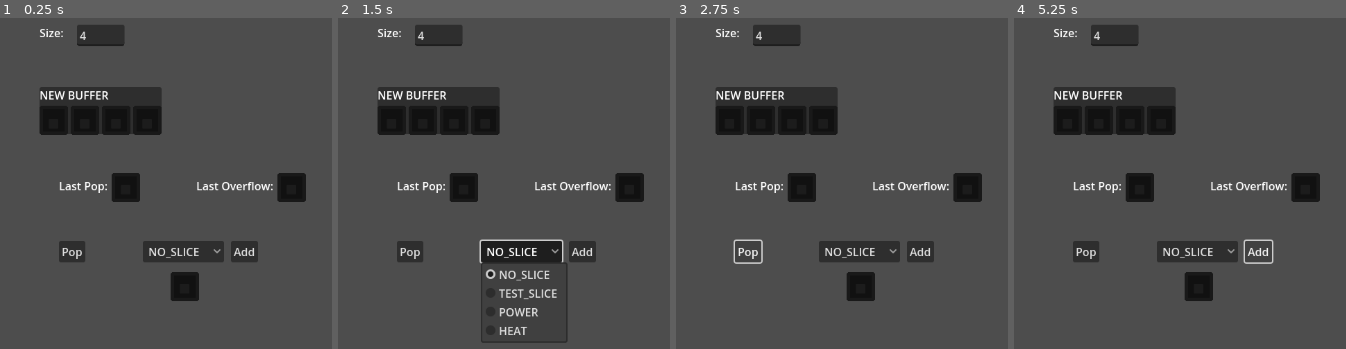
Above: before the commit, frames 1-4 (left to right).
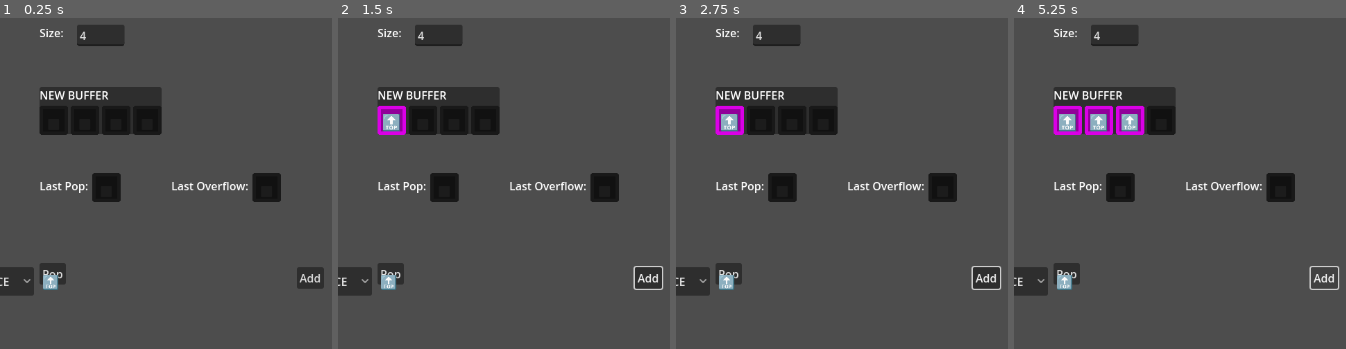
Above: after the commit, the same moments.

Repository: starshinePerigee/reactionwheel
Game: Godot game, scene res://objects/buffer/test_buffer/test_buffer.tscn
The game is run twice, just before and just after one commit, with the same random seed, the same clock (stepped at 60 frames per second) and the same inputs. The project has no main scene, so this scene is started directly.
Inputs (mouse positions are in pixels of both pictures, inside the frame that each line leads up to):
- Up to frame 1 (0.25 s): no input
- Up to frame 2 (1.5 s): click "Add" at 0.5 s; click (520, 253) at 1.25 s, where only the run before the commit has a clickable "NO_SLICE"
- Up to frame 3 (2.75 s): click "Pop" at 2 s
- Up to frame 4 (5.25 s): click "Pop" at 2.75 s; click "Add" at 3.5 s; click "Pop" at 4.25 s; click "Add" at 5 s

The runs differ from the first frame. In frame 1, 7.9% of the frame differs, in the area x 0-98%, y 46-86%; in frame 2, 9.7%; in frame 3, 8.6%; in frame 4, 9.7%, in the area x 0-98%, y 26-86%.

Commit message:
WHEEL FINALLY

Diff:
--- a/reactionwheels/objects/action/action.tscn
+++ b/reactionwheels/objects/action/action.tscn
@@ -5,7 +5,7 @@
 anchors_preset = 15
 anchor_right = 1.0
 anchor_bottom = 1.0
-offset_right = -640.0
-offset_bottom = -136.0
+offset_right = -736.0
+offset_bottom = -514.0
 grow_horizontal = 2
 grow_vertical = 2
--- a/reactionwheels/objects/buffer/test_buffer/test_buffer.gd
+++ b/reactionwheels/objects/buffer/test_buffer/test_buffer.gd
@@ -1,9 +1,6 @@
 extends Node2D
 
 func _ready():
-	$AddButton/Flavors.clear()
-	for option in SliceData.Flavors:
-		$AddButton/Flavors.add_item(option)
 	$LineEdit.text = str($Buffer.content_size)
 
 func _on_line_edit_text_submitted(new_text: String) -> void:
@@ -12,12 +9,8 @@
 func _on_buffer_slice_buffer_overflow(slice: SliceData.Flavors) -> void:
 	$OverflowLabel/Slice.flavor = slice
 
-func _on_flavors_item_selected(index: int) -> void:
-	var new_flavor = $AddButton/Flavors.get_item_text(index)
-	$AddButton/Slice.flavor = SliceData.Flavors[new_flavor]
-
 func _on_add_button_pressed() -> void:
-	var new_flavor = $AddButton/Slice.flavor
+	var new_flavor = $AddButtonControl/FlavorDropdown/HBoxContainer/Slice.flavor
 	$Buffer.add_slice(new_flavor)
 
 func _on_pop_button_pressed() -> void:
--- a/reactionwheels/objects/buffer/test_buffer/test_buffer.tscn
+++ b/reactionwheels/objects/buffer/test_buffer/test_buffer.tscn
@@ -1,8 +1,9 @@
-[gd_scene load_steps=4 format=3 uid="uid://lpuyvufmuwmy"]
+[gd_scene load_steps=5 format=3 uid="uid://lpuyvufmuwmy"]
 
 [ext_resource type="Script" uid="uid://3cfo5ypmxr8s" path="res://objects/buffer/test_buffer/test_buffer.gd" id="1_1gtb8"]
 [ext_resource type="PackedScene" uid="uid://n6os6n6vg5kf" path="res://objects/buffer/buffer.tscn" id="2_tttqo"]
 [ext_resource type="PackedScene" uid="uid://bcjsl7506bdq3" path="res://objects/slice/slice.tscn" id="3_tttqo"]
+[ext_resource type="PackedScene" uid="uid://ca12t12f54kde" path="res://objects/flavor_dropdown.tscn" id="4_1nwmy"]
 
 [node name="TestBuffer" type="Node2D"]
 script = ExtResource("1_1gtb8")
@@ -28,10 +29,10 @@
 text = "Size:"
 
 [node name="PopLabel" type="Label" parent="."]
-offset_left = 85.0
-offset_top = 248.1
-offset_right = 156.0
-offset_bottom = 271.1
+offset_left = 57.0
+offset_top = 248.0
+offset_right = 128.0
+offset_bottom = 271.0
 text = "Last Pop:"
 
 [node name="Slice" parent="PopLabel" instance=ExtResource("3_tttqo")]
@@ -40,11 +41,12 @@
 offset_right = 117.4
 offset_bottom = 33.9
 flavor = 0
+slice_type = 1
 
 [node name="OverflowLabel" type="Label" parent="."]
-offset_left = 283.4
+offset_left = 247.0
 offset_top = 248.0
-offset_right = 395.4
+offset_right = 359.0
 offset_bottom = 271.0
 text = "Last Overflow:"
 
@@ -54,46 +56,38 @@
 offset_right = 158.0
 offset_bottom = 34.0
 flavor = 0
+slice_type = 1
 
 [node name="PopButton" type="Button" parent="."]
-offset_left = 85.0
-offset_top = 339.0
-offset_right = 123.0
-offset_bottom = 370.0
+offset_left = 57.0
+offset_top = 371.0
+offset_right = 95.0
+offset_bottom = 402.0
 text = "Pop"
 
-[node name="AddButton" type="Button" parent="."]
-offset_left = 333.0
-offset_top = 339.0
-offset_right = 372.0
-offset_bottom = 370.0
+[node name="AddButtonControl" type="Control" parent="."]
+layout_mode = 3
+anchors_preset = 0
+offset_left = 182.0
+offset_top = 371.0
+offset_right = 485.0
+offset_bottom = 427.0
+
+[node name="FlavorDropdown" parent="AddButtonControl" instance=ExtResource("4_1nwmy")]
+layout_mode = 1
+offset_top = 6.0
+offset_bottom = 6.0
+
+[node name="AddButton" type="Button" parent="AddButtonControl"]
+layout_mode = 0
+offset_left = 246.0
+offset_top = 6.0
+offset_right = 285.0
+offset_bottom = 37.0
 text = "Add"
-
-[node name="Slice" parent="AddButton" instance=ExtResource("3_tttqo")]
-offset_left = -87.0
-offset_top = 45.0
-offset_right = -46.0
-offset_bottom = 86.0
-flavor = 0
-
-[node name="Flavors" type="OptionButton" parent="AddButton"]
-layout_mode = 0
-offset_left = -127.0
-offset_right = -10.0
-offset_bottom = 31.0
-selected = 0
-item_count = 4
-popup/item_0/text = "NO_SLICE"
-popup/item_0/id = 0
-popup/item_1/text = "TEST_SLICE"
-popup/item_1/id = 1
-popup/item_2/text = "POWER"
-popup/item_2/id = 2
-popup/item_3/text = "HEAT"
-popup/item_3/id = 3
 
 [connection signal="slice_buffer_overflow" from="Buffer" to="." method="_on_buffer_slice_buffer_overflow"]
 [connection signal="text_submitted" from="LineEdit" to="." method="_on_line_edit_text_submitted"]
 [connection signal="pressed" from="PopButton" to="." method="_on_pop_button_pressed"]
-[connection signal="pressed" from="AddButton" to="." method="_on_add_button_pressed"]
-[connection signal="item_selected" from="AddButton/Flavors" to="." method="_on_flavors_item_selected"]
+[connection signal="flavor_selected" from="AddButtonControl/FlavorDropdown" to="." method="_on_flavor_dropdown_flavor_selected"]
+[connection signal="pressed" from="AddButtonControl/AddButton" to="." method="_on_add_button_pressed"]
--- /dev/null
+++ b/reactionwheels/objects/flavor_dropdown.gd
@@ -0,0 +1,17 @@
+@tool
+extends Control
+
+signal flavor_selected(flavor: SliceData.Flavors)
+var flavor: SliceData.Flavors:
+	get():
+		return $HBoxContainer/Slice.flavor
+
+func _ready() -> void:
+	$HBoxContainer/Flavors.clear()
+	for option in SliceData.Flavors:
+		$HBoxContainer/Flavors.add_item(option)
+
+func _on_flavors_item_selected(index: int) -> void:
+	var new_flavor = SliceData.Flavors[$HBoxContainer/Flavors.get_item_text(index)]
+	$HBoxContainer/Slice.flavor = new_flavor
+	flavor_selected.emit(new_flavor)
--- /dev/null
+++ b/reactionwheels/objects/flavor_dropdown.tscn
@@ -0,0 +1,42 @@
+[gd_scene load_steps=3 format=3 uid="uid://ca12t12f54kde"]
+
+[ext_resource type="Script" uid="uid://bo4vnl1bmws4a" path="res://objects/flavor_dropdown.gd" id="1_bq8an"]
+[ext_resource type="PackedScene" uid="uid://bcjsl7506bdq3" path="res://objects/slice/slice.tscn" id="2_6pmlp"]
+
+[node name="FlavorDropdown" type="Control"]
+layout_mode = 3
+anchors_preset = 15
+anchor_right = 1.0
+anchor_bottom = 1.0
+offset_right = -926.0
+offset_bottom = -607.0
+grow_horizontal = 2
+grow_vertical = 2
+script = ExtResource("1_bq8an")
+
+[node name="HBoxContainer" type="HBoxContainer" parent="."]
+layout_mode = 0
+offset_right = 40.0
+offset_bottom = 40.0
+
+[node name="Label" type="Label" parent="HBoxContainer"]
+layout_mode = 2
+text = "Flavor: "
+
+[node name="Flavors" type="OptionButton" parent="HBoxContainer"]
+layout_mode = 2
+selected = 0
+item_count = 4
+popup/item_0/text = "NO_SLICE"
+popup/item_0/id = 0
+popup/item_1/text = "TEST_SLICE"
+popup/item_1/id = 1
+popup/item_2/text = "POWER"
+popup/item_2/id = 2
+popup/item_3/text = "HEAT"
+popup/item_3/id = 3
+
+[node name="Slice" parent="HBoxContainer" instance=ExtResource("2_6pmlp")]
+layout_mode = 2
+
+[connection signal="item_selected" from="HBoxContainer/Flavors" to="." method="_on_flavors_item_selected"]
--- a/reactionwheels/objects/slice/slice.gd
+++ b/reactionwheels/objects/slice/slice.gd
@@ -6,6 +6,10 @@
 
 const texture_buffbox = preload("res://objects/slice/buffer-box.svg")
 const texture_segment_90 = preload("res://objects/slice/slice-90.svg")
+
+func _ready() -> void:
+	$SliceIcon.label_settings = $SliceIcon.label_settings.duplicate()
+	slice_type = slice_type
 
 func verify_ready():
 	if not is_node_ready():
@@ -43,6 +47,6 @@
 			SliceTypes.ICON:
 				set_display_config(null, 1, 24, 0, 0, 0)
 			SliceTypes.BUFFBOX:
-				set_display_config(texture_buffbox, 0.125, 24, 0, 2, 0)
+				set_display_config(texture_buffbox, 0.125, 28, 0, 2, 0)
 			SliceTypes.SEGMENT_90:
-				set_display_config(texture_segment_90, 0.17, 32, 5, 36, -45)
+				set_display_config(texture_segment_90, 0.17, 36, 5, 36, -45)
--- a/reactionwheels/objects/slice/slice.tscn
+++ b/reactionwheels/objects/slice/slice.tscn
@@ -5,7 +5,7 @@
 
 [sub_resource type="LabelSettings" id="LabelSettings_34rhw"]
 line_spacing = 0.0
-font_size = 24
+font_size = 32
 font_color = Color(0.109804, 0.109804, 0.109804, 1)
 outline_size = 4
 outline_color = Color(0.11, 0.11, 0.11, 1)
--- a/reactionwheels/objects/slice/test_slice/test_slice.gd
+++ b/reactionwheels/objects/slice/test_slice/test_slice.gd
@@ -2,9 +2,6 @@
 extends Node2D
 
 func _ready():
-	$Flavors.clear()
-	for option in SliceData.Flavors:
-		$Flavors.add_item(option)
 	$Types.clear()
 	for option in $ReferenceRect/Slice.SliceTypes:
 		$Types.add_item(option)
@@ -13,6 +10,5 @@
 	var new_type = $Types.get_item_text(type_index)
 	$ReferenceRect/Slice.slice_type = $ReferenceRect/Slice.SliceTypes[new_type]
 
-func set_seg_flavor(flavor_index: int):
-	var new_flavor = $Flavors.get_item_text(flavor_index)
-	$ReferenceRect/Slice.flavor = SliceData.Flavors[new_flavor]
+func _on_flavor_dropdown_flavor_selected(flavor: SliceData.Flavors) -> void:
+	$ReferenceRect/Slice.flavor = flavor
--- a/reactionwheels/objects/slice/test_slice/test_slice.tscn
+++ b/reactionwheels/objects/slice/test_slice/test_slice.tscn
@@ -1,7 +1,8 @@
-[gd_scene load_steps=3 format=3 uid="uid://cufa5svjehxg7"]
+[gd_scene load_steps=4 format=3 uid="uid://cufa5svjehxg7"]
 
 [ext_resource type="Script" uid="uid://unmol3al1lyc" path="res://objects/slice/test_slice/test_slice.gd" id="1_oqt60"]
 [ext_resource type="PackedScene" uid="uid://bcjsl7506bdq3" path="res://objects/slice/slice.tscn" id="2_ekxft"]
+[ext_resource type="PackedScene" uid="uid://ca12t12f54kde" path="res://objects/flavor_dropdown.tscn" id="3_ksiyq"]
 
 [node name="TestSegment" type="Node2D"]
 script = ExtResource("1_oqt60")
@@ -15,27 +16,11 @@
 
 [node name="Slice" parent="ReferenceRect" instance=ExtResource("2_ekxft")]
 
-[node name="Flavors" type="OptionButton" parent="."]
-offset_left = 84.0
-offset_top = 235.0
-offset_right = 201.0
-offset_bottom = 266.0
-selected = 0
-item_count = 4
-popup/item_0/text = "NO_SLICE"
-popup/item_0/id = 0
-popup/item_1/text = "TEST_SLICE"
-popup/item_1/id = 1
-popup/item_2/text = "POWER"
-popup/item_2/id = 2
-popup/item_3/text = "HEAT"
-popup/item_3/id = 3
-
 [node name="Types" type="OptionButton" parent="."]
-offset_left = 85.0
-offset_top = 302.0
-offset_right = 217.0
-offset_bottom = 333.0
+offset_left = 80.0
+offset_top = 320.0
+offset_right = 212.0
+offset_bottom = 351.0
 selected = 0
 item_count = 3
 popup/item_0/text = "ICON"
@@ -45,5 +30,11 @@
 popup/item_2/text = "SEGMENT_90"
 popup/item_2/id = 2
 
-[connection signal="item_selected" from="Flavors" to="." method="set_seg_flavor"]
+[node name="FlavorDropdown" parent="." instance=ExtResource("3_ksiyq")]
+offset_left = 80.0
+offset_top = 197.0
+offset_right = 80.0
+offset_bottom = 197.0
+
 [connection signal="item_selected" from="Types" to="." method="set_seg_type"]
+[connection signal="flavor_selected" from="FlavorDropdown" to="." method="_on_flavor_dropdown_flavor_selected"]
--- /dev/null
+++ b/reactionwheels/objects/wheel/test_wheel/test_wheel.gd
@@ -0,0 +1,11 @@
+extends Node2D
+
+
+func _on_button_pressed() -> void:
+	$Wheel.rotation_position += 1
+	$Slice1.flavor = $Wheel.get_slice_from_pos(1).flavor
+	$Slice2.flavor = $Wheel.get_slice_from_pos(2).flavor
+
+
+func _on_load_button_pressed() -> void:
+	$Wheel.get_slice_from_pos(0).flavor = $FlavorDropdown.flavor
--- /dev/null
+++ b/reactionwheels/objects/wheel/test_wheel/test_wheel.tscn
@@ -0,0 +1,50 @@
+[gd_scene load_steps=5 format=3 uid="uid://nnwnwamkyluc"]
+
+[ext_resource type="Script" uid="uid://d03t84tkfk0aw" path="res://objects/wheel/test_wheel/test_wheel.gd" id="1_e2gqm"]
+[ext_resource type="PackedScene" uid="uid://cunsuhq6ishlo" path="res://objects/wheel/wheel.tscn" id="1_m52hx"]
+[ext_resource type="PackedScene" uid="uid://bcjsl7506bdq3" path="res://objects/slice/slice.tscn" id="2_2xmk3"]
+[ext_resource type="PackedScene" uid="uid://ca12t12f54kde" path="res://objects/flavor_dropdown.tscn" id="4_cqrck"]
+
+[node name="TestWheel" type="Node2D"]
+script = ExtResource("1_e2gqm")
+
+[node name="Wheel" parent="." instance=ExtResource("1_m52hx")]
+offset_left = 218.0
+offset_top = 86.0
+offset_right = 400.0
+offset_bottom = 113.0
+
+[node name="Slice1" parent="." instance=ExtResource("2_2xmk3")]
+offset_left = 439.0
+offset_top = 122.0
+offset_right = 480.0
+offset_bottom = 163.0
+
+[node name="Slice2" parent="." instance=ExtResource("2_2xmk3")]
+offset_left = 441.0
+offset_top = 245.0
+offset_right = 482.0
+offset_bottom = 286.0
+
+[node name="LoadButton" type="Button" parent="."]
+offset_left = 129.0
+offset_top = 145.0
+offset_right = 194.0
+offset_bottom = 176.0
+text = "Load ->"
+
+[node name="FlavorDropdown" parent="." instance=ExtResource("4_cqrck")]
+offset_left = 22.0
+offset_top = 86.0
+offset_right = 22.0
+offset_bottom = 86.0
+
+[node name="RotateButton" type="Button" parent="."]
+offset_left = 275.0
+offset_top = 378.0
+offset_right = 339.0
+offset_bottom = 409.0
+text = "Rotate!"
+
+[connection signal="pressed" from="LoadButton" to="." method="_on_load_button_pressed"]
+[connection signal="pressed" from="RotateButton" to="." method="_on_button_pressed"]
--- /dev/null
+++ b/reactionwheels/objects/wheel/wheel.gd
@@ -0,0 +1,31 @@
+@tool
+extends VBoxContainer
+
+func verify_ready():
+	if not is_node_ready():
+		await ready
+
+var WHEEL_SIZE = 4
+@onready var slices = [
+	$Core/Rotator/Slice0,
+	$Core/Rotator/Slice1,
+	$Core/Rotator/Slice2,
+	$Core/Rotator/Slice3
+]
+
+#region UI handling
+func pos_to_rot(pos: int) -> float:
+	return fmod((360.0 / WHEEL_SIZE * pos), 360.0)
+
+func rot_to_pos(rot: float) -> int:
+	return int(rot / (360.0 / WHEEL_SIZE)) % WHEEL_SIZE
+
+@export var rotation_position: int = 0:
+	set(value):
+		rotation_position = value % 4
+		await verify_ready()
+		$Core/Rotator.rotation_degrees = pos_to_rot(rotation_position)
+#endregion
+
+func get_slice_from_pos(pos: int) -> Slice:
+	return slices[(pos - rotation_position) % 4]
--- /dev/null
+++ b/reactionwheels/objects/wheel/wheel.tscn
@@ -0,0 +1,75 @@
+[gd_scene load_steps=5 format=3 uid="uid://cunsuhq6ishlo"]
+
+[ext_resource type="Script" uid="uid://diem7a8j835xc" path="res://objects/wheel/wheel.gd" id="1_0yigv"]
+[ext_resource type="PackedScene" uid="uid://bcjsl7506bdq3" path="res://objects/slice/slice.tscn" id="1_8d8xq"]
+[ext_resource type="Texture2D" uid="uid://lixpjtcc1pbu" path="res://objects/wheel/wheel_outline.svg" id="2_0yigv"]
+
+[sub_resource type="LabelSettings" id="LabelSettings_8d8xq"]
+line_spacing = 0.0
+outline_size = 8
+outline_color = Color(0.109804, 0.109804, 0.109804, 1)
+
+[node name="Wheel" type="VBoxContainer"]
+anchors_preset = 15
+anchor_right = 1.0
+anchor_bottom = 1.0
+offset_right = -970.0
+offset_bottom = -439.0
+grow_horizontal = 2
+grow_vertical = 2
+script = ExtResource("1_0yigv")
+
+[node name="Label" type="Label" parent="."]
+layout_mode = 2
+text = "TEST WHEEL"
+label_settings = SubResource("LabelSettings_8d8xq")
+horizontal_alignment = 1
+
+[node name="Core" type="Control" parent="."]
+layout_mode = 2
+
+[node name="Rotator" type="Control" parent="Core"]
+anchors_preset = 0
+offset_left = 1.0
+offset_top = 1.0
+offset_right = 178.0
+offset_bottom = 178.0
+pivot_offset = Vector2(90, 90)
+
+[node name="Slice0" parent="Core/Rotator" instance=ExtResource("1_8d8xq")]
+offset_left = 90.0
+offset_top = 90.0
+offset_right = 131.0
+offset_bottom = 131.0
+rotation = 3.14159
+slice_type = 2
+
+[node name="Slice1" parent="Core/Rotator" instance=ExtResource("1_8d8xq")]
+offset_left = 90.0
+offset_top = 90.0
+offset_right = 131.0
+offset_bottom = 131.0
+rotation = 4.71239
+slice_type = 2
+
+[node name="Slice2" parent="Core/Rotator" instance=ExtResource("1_8d8xq")]
+offset_left = 90.0
+offset_top = 90.0
+offset_right = 131.0
+offset_bottom = 131.0
+slice_type = 2
+
+[node name="Slice3" parent="Core/Rotator" instance=ExtResource("1_8d8xq")]
+offset_left = 90.0
+offset_top = 90.0
+offset_right = 131.0
+offset_bottom = 131.0
+rotation = 1.5708
+slice_type = 2
+
+[node name="WheelFrame" type="TextureRect" parent="Core"]
+layout_mode = 0
+offset_right = 535.0
+offset_bottom = 535.0
+scale = Vector2(0.34, 0.34)
+texture = ExtResource("2_0yigv")
Not shown, added: reactionwheels/objects/flavor_dropdown.gd.uid
Not shown, added: reactionwheels/objects/wheel/test_wheel/test_wheel.gd.uid
Not shown, added: reactionwheels/objects/wheel/wheel.gd.uid
